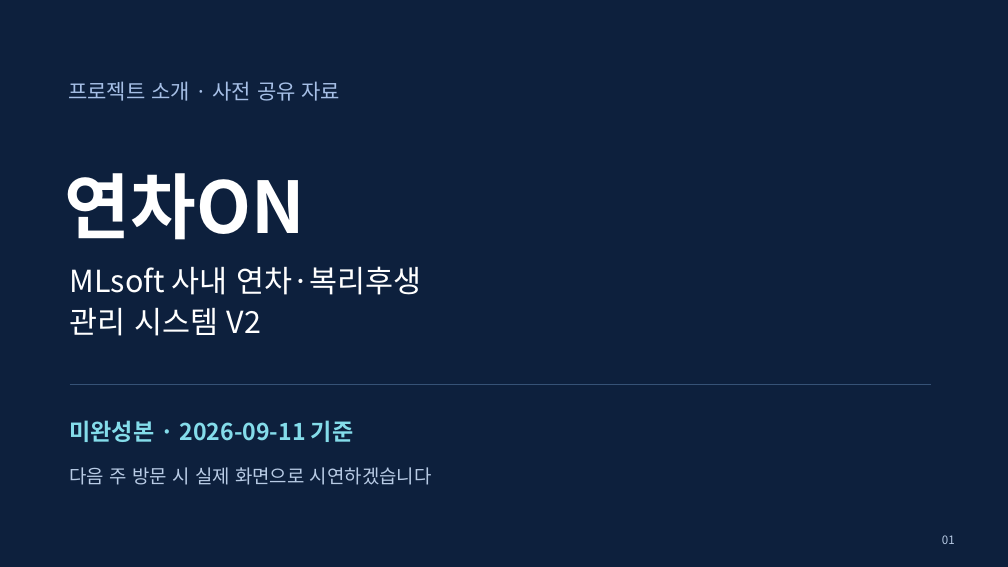
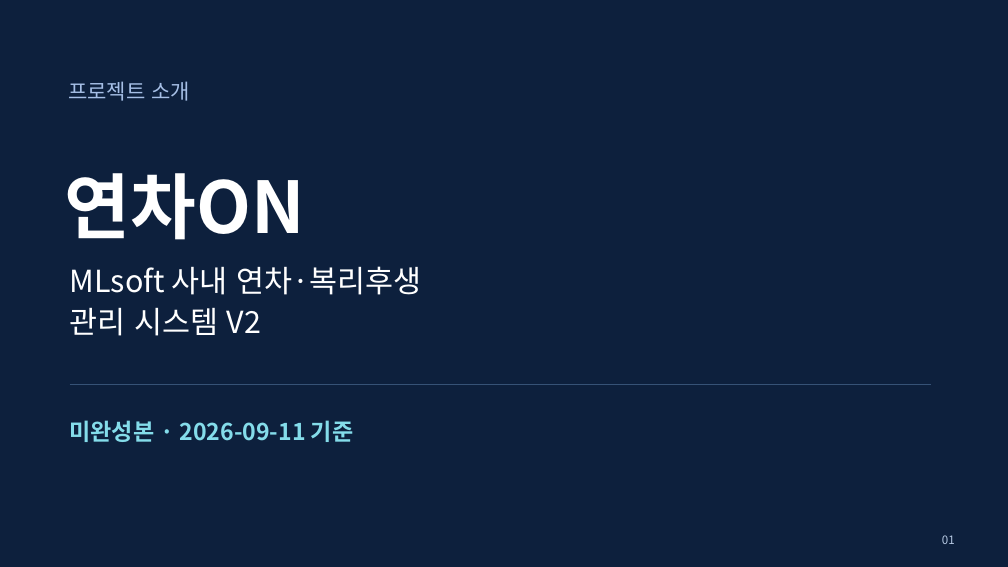
Before and after one commit to yejun9052/mlsoft-first-project, a slide deck: slide 1 of docs/발표자료/연차ON-프로젝트-소개-2026-09-11.pptx. Drawn at 1008x567 pixels with LibreOffice and Linux fonts; fonts in the diff are those of the drawing. Boxes give left, top, right and bottom in pixels: in the first picture for what was removed or moved away, otherwise in the second. Text is boxed around its words. In the diff, an @@ line names an element or a change of style, - is before the commit and + after.

```diff
--- a/docs/발표자료/연차ON-프로젝트-소개-2026-09-11.pptx
+++ b/docs/발표자료/연차ON-프로젝트-소개-2026-09-11.pptx
@@ text at [68,81,190,101]: text changed @@
-프로젝트 소개 · 사전 공유 자료
+프로젝트 소개
@@ text removed at [70,467,432,485] @@
-다음 주 방문 시 실제 화면으로 시연하겠습니다
```
Also in this commit, not shown: 20 other slides changed, 1 slide removed, 2 other files.
